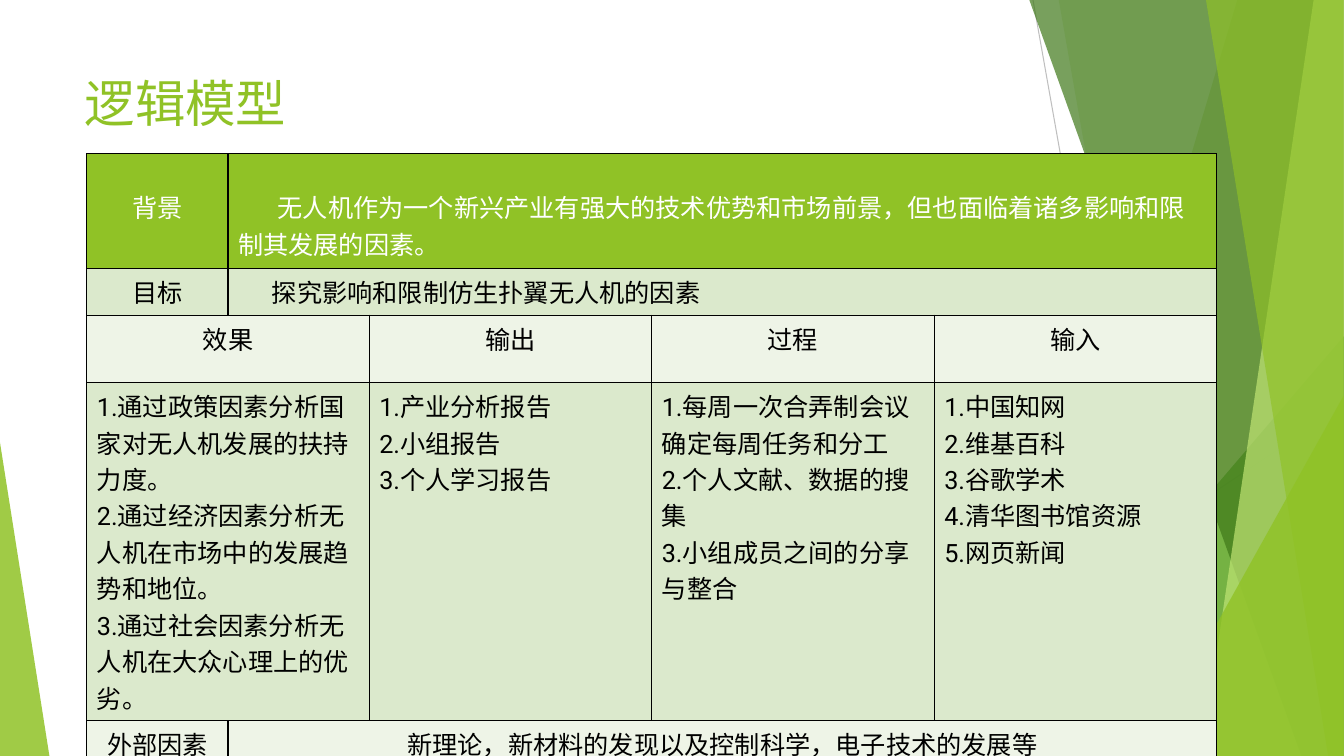
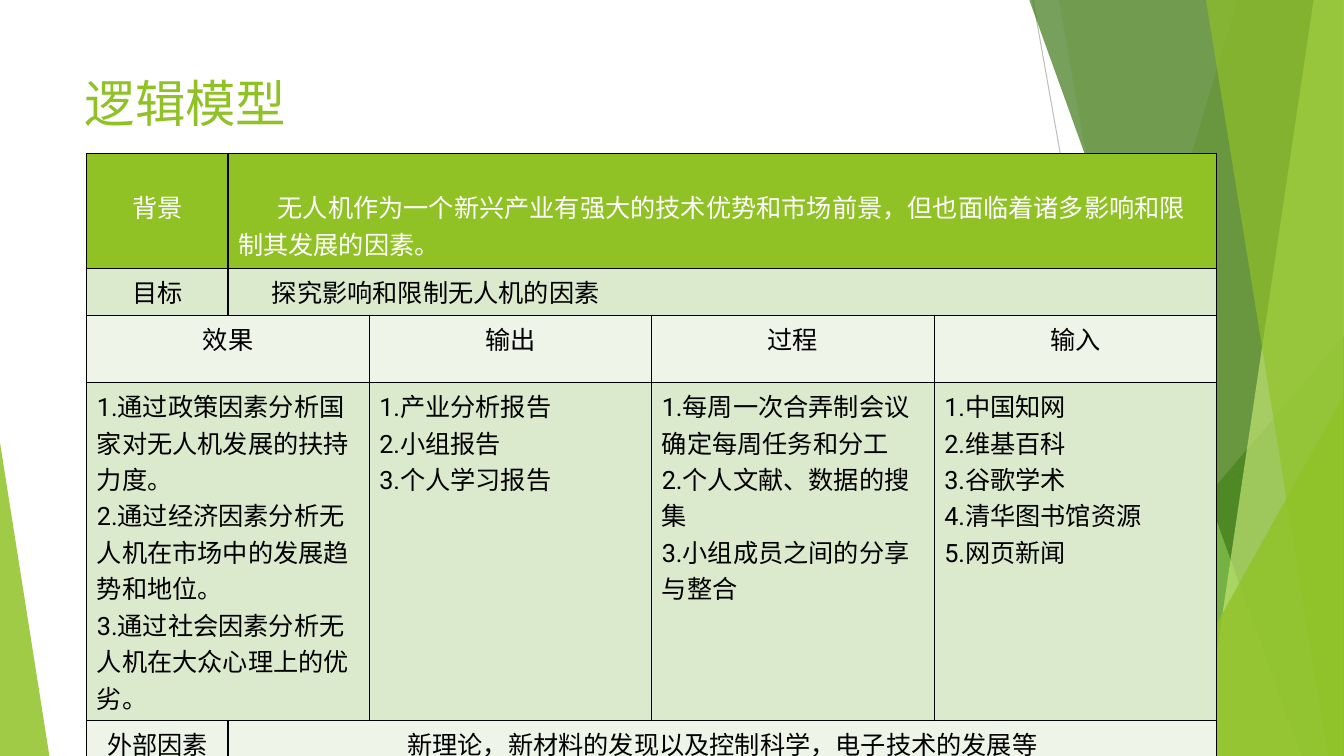
Before and after one commit to LouiValley/Global-Industry-and-Technology-Strategy-2017, a slide deck: slide 3 of weekly_report/group1/group1_week7_ppt.pptx. Drawn at 1344x756 pixels with LibreOffice and Linux fonts; fonts in the diff are those of the drawing. Boxes give left, top, right and bottom in pixels: in the first picture for what was removed or moved away, otherwise in the second. Text is boxed around its words. In the diff, an @@ line names an element or a change of style, - is before the commit and + after.

Commit message:
修改了ppt

```diff
--- a/weekly_report/group1/group1_week7_ppt.pptx
+++ b/weekly_report/group1/group1_week7_ppt.pptx
@@ table at (87, 154, 1216, 756) @@
-row 2, column 2: 探究影响和限制仿生扑翼无人机的因素
+row 2, column 2: 探究影响和限制无人机的因素
```
